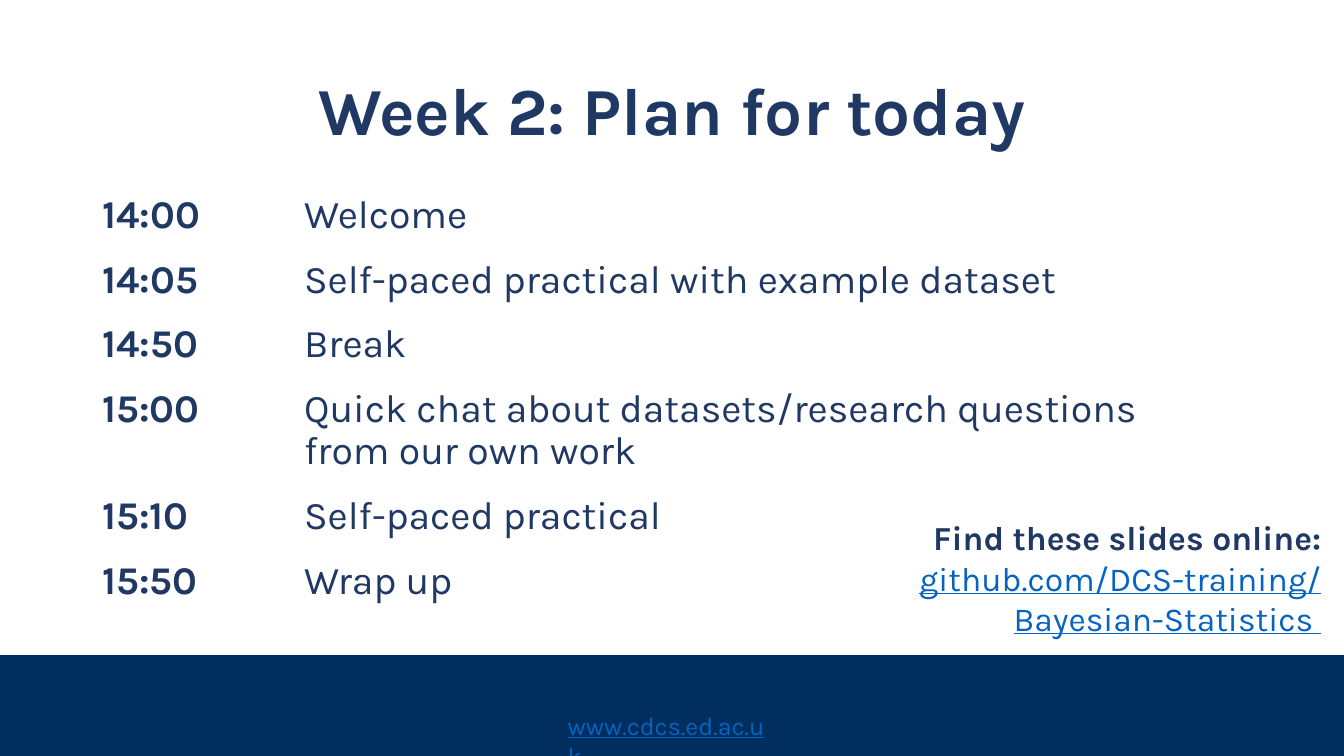
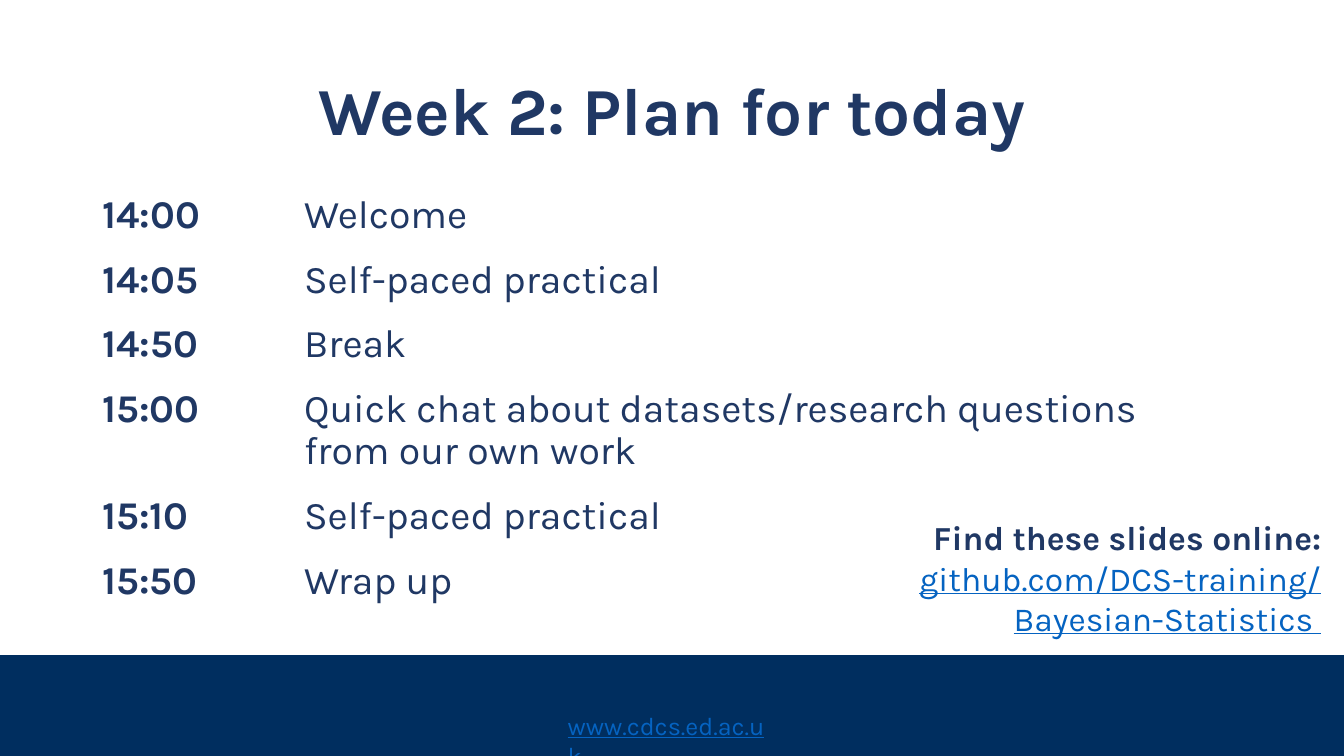
Before and after one commit to DCS-training/Bayesian-Statistics, a slide deck: slide 22 of bayesian_statistics_slides.pptx (slide 19 before the commit). Drawn at 1344x756 pixels with LibreOffice and Linux fonts; fonts in the diff are those of the drawing; background and template pictures are left out. Boxes give left, top, right and bottom in pixels: in the first picture for what was removed or moved away, otherwise in the second. Text is boxed around its words. In the diff, an @@ line names an element or a change of style, - is before the commit and + after.

Commit message:
Update slides for Week 1

```diff
--- a/bayesian_statistics_slides.pptx
+++ b/bayesian_statistics_slides.pptx
@@ text at bbox=[102, 266, 661, 303]: text changed @@
-14:05 Self-paced practical with example dataset
+14:05 Self-paced practical
```
Also in this commit, not shown: 3 other slides changed, 3 slides added.
